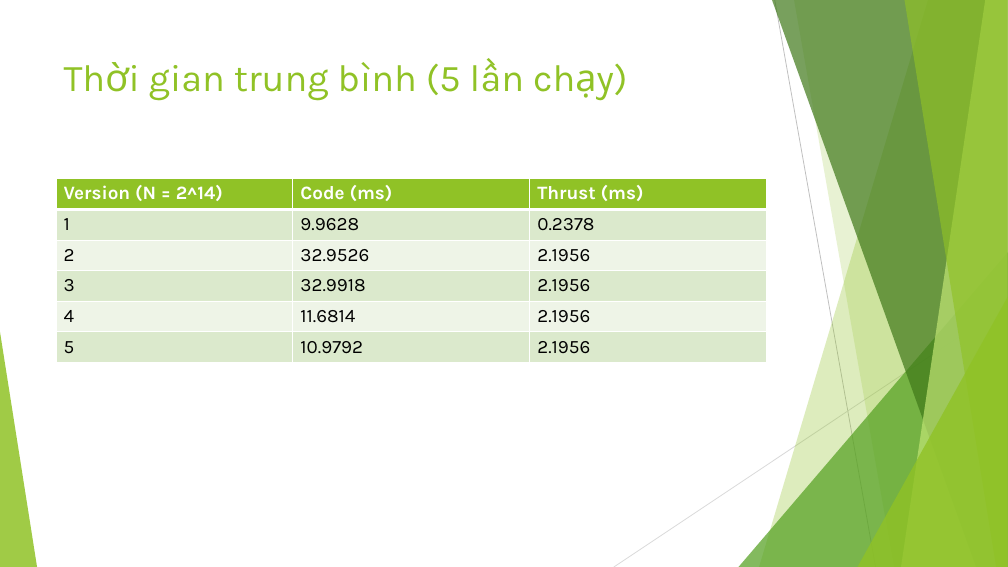
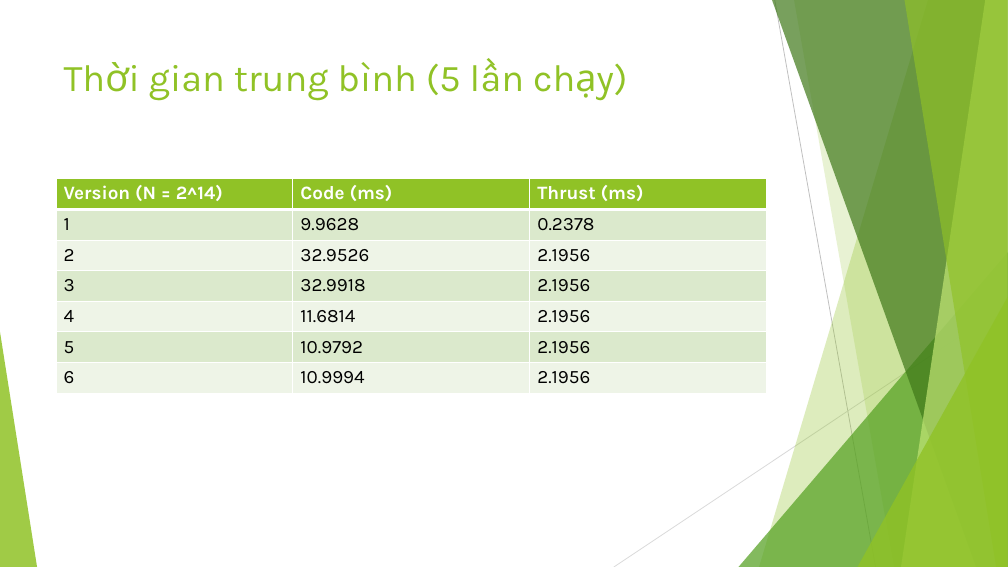
Before and after one commit to tranquanghuy097/GPU_Radix_Sort, a slide deck: slide 9 of 1512211-1412235.pptx. Drawn at 1008x567 pixels with LibreOffice and Linux fonts; fonts in the diff are those of the drawing. Boxes give left, top, right and bottom in pixels: in the first picture for what was removed or moved away, otherwise in the second. Text is boxed around its words. In the diff, an @@ line names an element or a change of style, - is before the commit and + after.

```diff
--- a/1512211-1412235.pptx
+++ b/1512211-1412235.pptx
@@ table at [56, 178, 766, 393] @@
+row 7: 6 | 10.9994 | 2.1956
```
Also in this commit, not shown: 1 other slide changed, 6 slides added, 10 slides removed, 1 other file.
